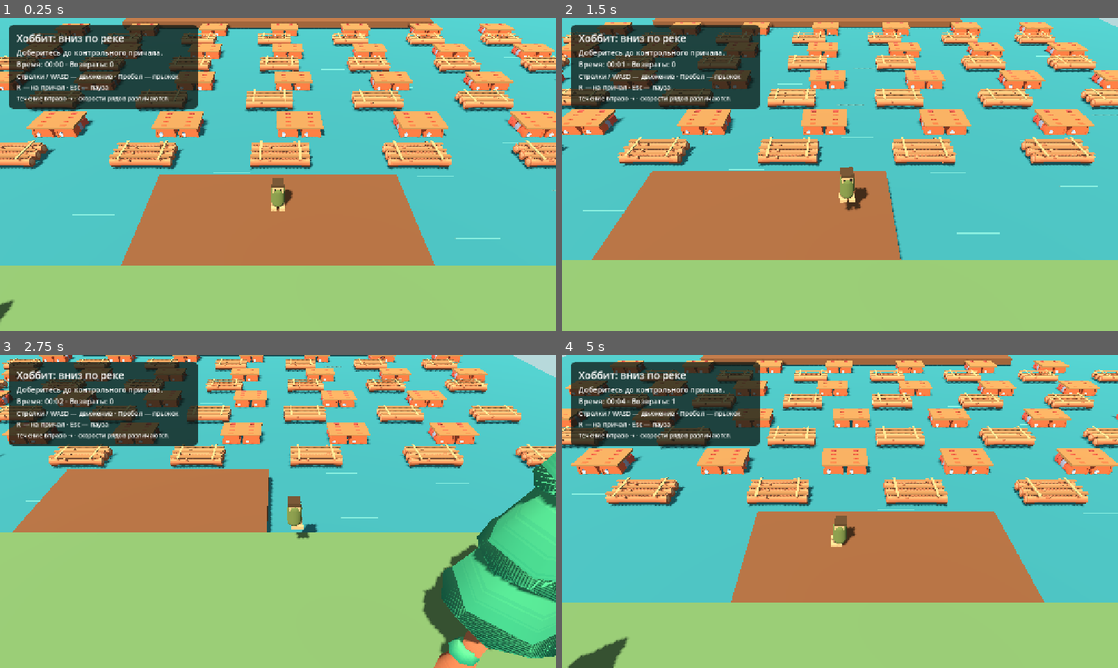
Above: before the commit, frames 1-4 (two rows, left to right).
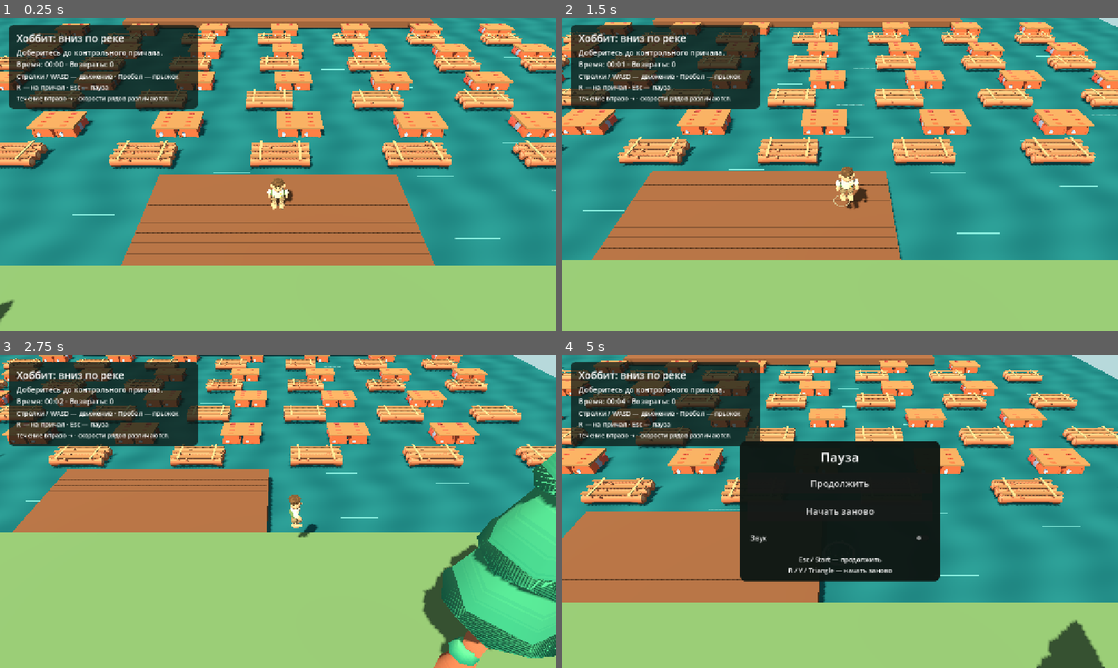
Above: after the commit, the same moments.

Repository: vima08/hobbitJump
Game: Godot game, scene res://scenes/main.tscn
The game is run twice, just before and just after one commit, with the same random seed, the same clock (stepped at 60 frames per second) and the same inputs. Sound files missing from this copy of the repository are replaced by a short silence.
Inputs (mouse positions are in pixels of both pictures, inside the frame that each line leads up to):
- Up to frame 1 (0.25 s): no input
- Up to frame 2 (1.5 s): move the mouse to (962, 158) at 0.52 s; hold Right (move_right) 0.53-1.28 s; hold Space (jump) 0.53-1.28 s; click (962, 158) at 0.67 s; move the mouse to (728, 190) at 1.27 s; hold Down (move_back) from 1.28 s (still down); tap Space (jump) at 1.35 s
- Up to frame 3 (2.75 s): tap Space (jump) at 1.52, 1.82 s; move the mouse to (333, 442) at 2.02 s; release Down (move_back) at 2.03 s; hold Right (move_right) from 2.03 s (still down); hold Space (jump) from 2.03 s (still down)
- Up to frame 4 (5 s): move the mouse to (812, 574) at 2.77 s; release Right (move_right) at 2.78 s; release Space (jump) at 2.78 s; hold Up (move_forward) 2.78-3.53 s; tap Space (jump) at 2.85, 3.02, 3.32 s; click (812, 574) at 2.92 s; move the mouse to (1006, 558) at 3.52 s; hold Left (move_left) 3.53-4.25 s; hold Space (jump) 3.53-4.25 s; tap Escape (pause) at 4.15 s; click "Продолжить" (after the commit: "Звук") at 4.25 s

The runs differ from the first frame. In frame 1, 40% of the frame differs, in the area x 0-100%, y 0-80%; in frame 2, 39%; in frame 3, 27%; in frame 4, 69%, in the area x 0-100%, y 0-100%.

Commit message:
add hobbit model and sounds

Diff:
--- a/scenes/main.tscn
+++ b/scenes/main.tscn
@@ -1,9 +1,10 @@
-[gd_scene load_steps=5 format=3]
+[gd_scene load_steps=6 format=3]
 
 [ext_resource type="Script" path="res://scripts/level.gd" id="1"]
 [ext_resource type="PackedScene" path="res://scenes/player.tscn" id="2"]
 [ext_resource type="Script" path="res://scripts/follow_camera.gd" id="3"]
 [ext_resource type="Script" path="res://scripts/hud.gd" id="4"]
+[ext_resource type="Script" path="res://scripts/feedback.gd" id="5"]
 
 [node name="RiverPrototype" type="Node3D"]
 script = ExtResource("1")
@@ -22,3 +23,6 @@
 [node name="HUD" type="CanvasLayer" parent="."]
 process_mode = 3
 script = ExtResource("4")
+
+[node name="Feedback" type="Node3D" parent="."]
+script = ExtResource("5")
--- a/scenes/player.tscn
+++ b/scenes/player.tscn
@@ -1,16 +1,11 @@
 [gd_scene load_steps=4 format=3]
 
 [ext_resource type="Script" path="res://scripts/player.gd" id="1"]
+[ext_resource type="Script" path="res://scripts/hero_visual.gd" id="2"]
 
 [sub_resource type="CapsuleShape3D" id="Capsule"]
 radius = 0.28
 height = 1.15
-
-[sub_resource type="CapsuleMesh" id="Body"]
-radius = 0.28
-height = 1.15
-radial_segments = 12
-rings = 4
 
 [node name="Player" type="CharacterBody3D"]
 script = ExtResource("1")
@@ -22,7 +17,4 @@
 shape = SubResource("Capsule")
 
 [node name="Visual" type="Node3D" parent="."]
-
-[node name="Body" type="MeshInstance3D" parent="Visual"]
-position = Vector3(0, 0.575, 0)
-mesh = SubResource("Body")
+script = ExtResource("2")
--- /dev/null
+++ b/scripts/feedback.gd
@@ -0,0 +1,137 @@
+extends Node3D
+## Bounded, lightweight feedback. No gameplay collision is added by effects.
+
+const CLIPS := {
+	"jump": preload("res://assets/audio/jump.wav"),
+	"land": preload("res://assets/audio/land.wav"),
+	"splash": preload("res://assets/audio/splash.wav"),
+	"checkpoint": preload("res://assets/audio/checkpoint.wav"),
+	"victory": preload("res://assets/audio/victory.wav"),
+}
+const RIVER: AudioStreamWAV = preload("res://assets/audio/river.wav")
+var _sounds: Dictionary = {}
+var _river: AudioStreamPlayer
+var _effects: Array[Dictionary] = []
+var _shutting_down := false
+
+
+func _ready() -> void:
+	for clip in CLIPS:
+		var sound := AudioStreamPlayer.new()
+		sound.name = clip.capitalize() + "Sound"
+		sound.stream = CLIPS[clip]
+		sound.volume_db = -10 if clip != "land" else -16
+		# The victory melody must finish after the game has frozen.
+		if clip == "victory":
+			sound.process_mode = Node.PROCESS_MODE_ALWAYS
+		add_child(sound)
+		_sounds[clip] = sound
+	_river = AudioStreamPlayer.new()
+	_river.name = "RiverAmbience"
+	var loop := RIVER.duplicate() as AudioStreamWAV
+	loop.loop_mode = AudioStreamWAV.LOOP_FORWARD
+	loop.loop_end = int(loop.get_length() * loop.mix_rate)
+	_river.stream = loop
+	_river.volume_db = -12
+	add_child(_river)
+	_river.play()
+	var player := get_parent().get_node("Player")
+	player.jumped.connect(func() -> void: _play("jump"))
+	player.landed.connect(_on_landed)
+	player.fell_into_water.connect(_on_splash)
+	var hud := get_parent().get_node("HUD")
+	hud.checkpoint_celebrated.connect(func() -> void: _play("checkpoint"))
+	hud.victory_celebrated.connect(func() -> void: _play("victory"))
+
+
+func _exit_tree() -> void:
+	# Release active WAV playbacks explicitly, including when exiting while paused.
+	for sound in _sounds.values():
+		sound.stop()
+		sound.stream = null
+	if is_instance_valid(_river):
+		_river.stop()
+		_river.stream = null
+
+
+func prepare_shutdown() -> void:
+	_shutting_down = true
+	for sound in _sounds.values():
+		sound.stop()
+		sound.stream = null
+	_river.stop()
+	_river.stream = null
+	# Godot's audio thread must consume stop commands before the engine exits.
+	# Use wall time: fixed-fps simulation can advance timers faster than audio.
+	var deadline := Time.get_ticks_msec() + 150
+	while Time.get_ticks_msec() < deadline:
+		await get_tree().process_frame
+
+
+func _play(clip: String) -> void:
+	if not _shutting_down:
+		_sounds[clip].play()
+
+
+func _on_landed(at: Vector3) -> void:
+	_play("land")
+	_ring(at + Vector3(0, 0.025, 0), Color("d3bf8d"), 0.26, 0.45)
+
+
+func _on_splash(at: Vector3) -> void:
+	_play("splash")
+	_ring(Vector3(at.x, -0.69, at.z), Color("a9dde0"), 0.65, 1.2)
+	_ring(Vector3(at.x, -0.68, at.z), Color("d4edef"), 0.45, 0.8)
+	for index in range(10):
+		var angle := float(index) * TAU / 10.0
+		var drop := MeshInstance3D.new()
+		var mesh := SphereMesh.new()
+		mesh.radius = 0.045
+		mesh.height = 0.14
+		mesh.radial_segments = 6
+		mesh.rings = 3
+		drop.mesh = mesh
+		drop.material_override = _material(Color("c3e9e8"))
+		add_child(drop)
+		drop.global_position = Vector3(at.x, -0.67, at.z)
+		_effects.append({"node": drop, "age": 0.0, "life": 0.55, "velocity": Vector3(cos(angle) * 1.2, 2.4, sin(angle) * 1.2), "radius": 0.0})
+
+
+func _ring(at: Vector3, color: Color, life: float, radius: float) -> void:
+	# Finite geometry, not transparent quads: no sorting artefacts over the water.
+	var ring := MeshInstance3D.new()
+	var mesh := TorusMesh.new()
+	mesh.inner_radius = 0.88
+	mesh.outer_radius = 1.0
+	mesh.rings = 20
+	mesh.ring_segments = 4
+	ring.mesh = mesh
+	ring.material_override = _material(color)
+	add_child(ring)
+	ring.global_position = at
+	ring.scale = Vector3(0.12, 0.035, 0.12)
+	_effects.append({"node": ring, "age": 0.0, "life": life, "velocity": Vector3.ZERO, "radius": radius})
+
+
+func _physics_process(delta: float) -> void:
+	for index in range(_effects.size() - 1, -1, -1):
+		var effect := _effects[index]
+		effect.age += delta
+		if effect.age >= effect.life:
+			effect.node.queue_free()
+			_effects.remove_at(index)
+			continue
+		var u: float = effect.age / effect.life
+		if effect.radius > 0:
+			var radius: float = lerpf(0.12, effect.radius, u)
+			effect.node.scale = Vector3(radius, 0.035 * (1 - u), radius)
+		else:
+			effect.velocity.y -= delta * 9.0
+			effect.node.position += effect.velocity * delta
+
+
+func _material(color: Color) -> StandardMaterial3D:
+	var material := StandardMaterial3D.new()
+	material.albedo_color = color
+	material.shading_mode = BaseMaterial3D.SHADING_MODE_UNSHADED
+	return material
--- /dev/null
+++ b/scripts/hero_visual.gd
@@ -0,0 +1,36 @@
+extends Node3D
+## Visual animation only: the character collision and platform motion stay separate.
+
+const MODEL: PackedScene = preload("res://assets/characters/hobbit.glb")
+var _phase := 0.0
+var _left_leg: Node3D
+var _right_leg: Node3D
+var _left_arm: Node3D
+var _right_arm: Node3D
+var _torso: Node3D
+
+
+func _ready() -> void:
+	var model := MODEL.instantiate() as Node3D
+	add_child(model)
+	_left_leg = model.find_child("LegLeft", true, false)
+	_right_leg = model.find_child("LegRight", true, false)
+	_left_arm = model.find_child("ArmLeft", true, false)
+	_right_arm = model.find_child("ArmRight", true, false)
+	_torso = model.find_child("Torso", true, false)
+
+
+func _physics_process(delta: float) -> void:
+	var player := get_parent() as CharacterBody3D
+	var speed := Vector2(player.velocity.x, player.velocity.z).length()
+	var walking := clampf(speed / player.move_speed, 0, 1) if player.is_on_floor() else 0.0
+	_phase += speed * delta * 2.9
+	var stride := sin(_phase) * 0.55 * walking
+	var blend := 1.0 - exp(-18.0 * delta)
+	_left_leg.rotation.x = lerpf(_left_leg.rotation.x, stride, blend)
+	_right_leg.rotation.x = lerpf(_right_leg.rotation.x, -stride, blend)
+	var air_pose := 0.0 if player.is_on_floor() else -0.7
+	_left_arm.rotation.x = lerpf(_left_arm.rotation.x, -stride + air_pose, blend)
+	_right_arm.rotation.x = lerpf(_right_arm.rotation.x, stride + air_pose, blend)
+	_torso.position.y = absf(sin(_phase)) * 0.025 * walking
+	_torso.rotation.z = sin(_phase) * 0.035 * walking
--- a/scripts/hud.gd
+++ b/scripts/hud.gd
@@ -1,4 +1,7 @@
 extends CanvasLayer
+
+signal checkpoint_celebrated
+signal victory_celebrated
 
 var _status: Label
 var _controls: Label
@@ -8,6 +11,7 @@
 var _victory_details: Label
 var _resume: Button
 var _victory_restart: Button
+var _sound_toggle: CheckButton
 var _goal_reached := false
 var _checkpoint_reached := false
 var _elapsed_seconds := 0.0
@@ -61,9 +65,19 @@
 	var restart := _button("Начать заново")
 	menu.add_child(restart)
 	restart.pressed.connect(restart_run)
+	_sound_toggle = CheckButton.new()
+	_sound_toggle.text = "Звук"
+	_sound_toggle.button_pressed = not AudioServer.is_bus_mute(0)
+	_sound_toggle.custom_minimum_size.y = 44
+	menu.add_child(_sound_toggle)
+	_sound_toggle.toggled.connect(func(enabled: bool) -> void: AudioServer.set_bus_mute(0, not enabled))
 	menu.add_child(_label("Esc / Start — продолжить\nR / Y / Triangle — начать заново", 15))
 	_link_focus(_resume, restart)
 	_link_focus(restart, _resume)
+	_resume.focus_neighbor_top = _resume.get_path_to(_sound_toggle)
+	restart.focus_neighbor_bottom = restart.get_path_to(_sound_toggle)
+	_sound_toggle.focus_neighbor_top = _sound_toggle.get_path_to(restart)
+	_sound_toggle.focus_neighbor_bottom = _sound_toggle.get_path_to(_resume)
 	_pause_panel.hide()
 
 	_victory_panel = _center_panel(root)
@@ -125,6 +139,7 @@
 	if _goal_reached:
 		return
 	_checkpoint_reached = true
+	checkpoint_celebrated.emit()
 	_note.text = "Контрольный причал достигнут. Теперь возвращаемся сюда."
 	_update_status()
 
@@ -133,6 +148,7 @@
 	if _goal_reached:
 		return
 	_goal_reached = true
+	victory_celebrated.emit()
 	_status.text = "Вы добрались до другого берега!"
 	_controls.hide()
 	_note.hide()
--- a/scripts/level.gd
+++ b/scripts/level.gd
@@ -5,6 +5,7 @@
 const FloatingPlatform = preload("res://scripts/floating_platform.gd")
 const TREE: PackedScene = preload("res://assets/third_party/kenney_survival/tree.glb")
 const TALL_TREE: PackedScene = preload("res://assets/third_party/kenney_survival/tree-tall.glb")
+const WATER_SHADER: Shader = preload("res://shaders/river.gdshader")
 const START_POSITION := Vector3(0, 0.05, 4.5)
 const CHECKPOINT_POSITION := Vector3(0, 0.05, -24)
 const END_POSITION := Vector3(0, 0.05, -52)
@@ -21,18 +22,31 @@
 	Vector3(0, -0.3, -45.5), Vector3(-0.4, -0.3, -48.5),
 ]
 var _water_streaks: Array[MeshInstance3D] = []
+var _water_material: ShaderMaterial
+var _river_time := 0.0
+var _closing := false
 
 
 func _physics_process(delta: float) -> void:
+	_river_time += delta
+	_water_material.set_shader_parameter("river_time", _river_time)
 	for streak in _water_streaks:
 		streak.position.x = wrapf(streak.position.x + 0.75 * delta, -24.5, 24.5)
 
 
 func _ready() -> void:
+	get_tree().auto_accept_quit = false
 	_build_environment()
 	_build_course()
-	_build_hero()
 	$Player.respawned.connect($Camera.snap_to_target)
+
+
+func _notification(what: int) -> void:
+	if what == NOTIFICATION_WM_CLOSE_REQUEST and not _closing:
+		_closing = true
+		get_tree().paused = true
+		await $Feedback.prepare_shutdown()
+		get_tree().quit()
 
 
 func _material(color: Color) -> StandardMaterial3D:
@@ -64,6 +78,9 @@
 	collision.shape = shape
 	body.add_child(collision)
 	_box(body, size, Vector3.ZERO, color)
+	if label.ends_with("Dock"):
+		for index in range(1, int(size.z / 0.5)):
+			_box(body, Vector3(size.x - 0.08, 0.008, 0.018), Vector3(0, size.y * 0.5 + 0.006, -size.z * 0.5 + index * 0.5), WOOD.darkened(0.25))
 	return body
 
 
@@ -84,7 +101,10 @@
 	sun.light_energy = 0.9
 	sun.shadow_enabled = true
 	add_child(sun)
-	_box(self, Vector3(65, 0.15, 80), Vector3(0, -0.8, -24), Color("378f9d"))
+	var water := _box(self, Vector3(65, 0.15, 80), Vector3(0, -0.8, -24), Color("378f9d"))
+	_water_material = ShaderMaterial.new()
+	_water_material.shader = WATER_SHADER
+	water.material_override = _water_material
 	# The river flows left to right; both banks and streaks follow that direction.
 	for index in range(70):
 		var x := -24.0 + fmod(float(index) * 4.7, 48.0)
@@ -171,14 +191,16 @@
 	door.rotation.x = PI / 2.0
 	door.position = Vector3(0, 1.0, -56.06)
 	_box(self, Vector3(0.14, 0.14, 0.08), Vector3(0.5, 1.0, -55.98), Color("ddb65c"))
+	for x in [-1.8, 1.8]:
+		var window := MeshInstance3D.new()
+		var window_mesh := CylinderMesh.new()
+		window_mesh.top_radius = 0.37
+		window_mesh.bottom_radius = 0.37
+		window_mesh.height = 0.06
+		window_mesh.radial_segments = 16
+		window.mesh = window_mesh
+		window.material_override = _material(Color("f1ce79"))
+		add_child(window)
+		window.rotation.x = PI / 2.0
+		window.position = Vector3(x, 1.5, -56.07)
 	_box(self, Vector3(2.4, 0.02, 1.5), Vector3(0, 0.02, -55.25), Color("b9ab82"))
-
-
-func _build_hero() -> void:
-	var visual: Node3D = $Player/Visual
-	$Player/Visual/Body.material_override = _material(Color("718047"))
-	_box(visual, Vector3(0.43, 0.28, 0.4), Vector3(0, 1.0, 0), Color("d5ad7e"))
-	_box(visual, Vector3(0.48, 0.16, 0.46), Vector3(0, 1.18, -0.04), Color("58402c"))
-	for side in [-1, 1]:
-		_box(visual, Vector3(0.24, 0.13, 0.45), Vector3(float(side) * 0.17, 0.08, 0.12), Color("d5ad7e"))
-		_box(visual, Vector3(0.06, 0.06, 0.035), Vector3(float(side) * 0.12, 1.04, 0.215), Color("342e29"))
--- a/scripts/player.gd
+++ b/scripts/player.gd
@@ -1,6 +1,9 @@
 extends CharacterBody3D
 
 signal respawned
+signal jumped
+signal landed(at: Vector3)
+signal fell_into_water(at: Vector3)
 
 @export var move_speed: float = 4.8
 @export var acceleration: float = 32.0
@@ -13,10 +16,18 @@
 var _coyote_time: float = 0.0
 var _jump_buffer: float = 0.0
 var _jump_blocked: bool = false
+var _airborne_time := 0.0
+var _respawn_timer := 0.0
 @onready var visual: Node3D = $Visual
 
 
 func _physics_process(delta: float) -> void:
+	if _respawn_timer > 0.0:
+		_respawn_timer -= delta
+		if _respawn_timer <= 0.0:
+			respawn()
+		return
+	var was_grounded := is_on_floor()
 	var input_vector := Input.get_vector("move_left", "move_right", "move_forward", "move_back")
 	var right := Vector3.RIGHT
 	var back := Vector3.BACK
@@ -41,11 +52,23 @@
 		velocity.y = jump_speed
 		_coyote_time = 0.0
 		_jump_buffer = 0.0
+		jumped.emit()
 	move_and_slide()
+	if is_on_floor():
+		if not was_grounded and _airborne_time > 0.12:
+			landed.emit(global_position)
+		_airborne_time = 0.0
+	else:
+		_airborne_time += delta
 
 	if direction.length_squared() > 0.01:
 		visual.rotation.y = lerp_angle(visual.rotation.y, atan2(direction.x, direction.z), 1.0 - exp(-14.0 * delta))
-	if global_position.y < fall_reset_height or absf(global_position.x) > 20.0 or Input.is_action_just_pressed("restart"):
+	if global_position.y < fall_reset_height:
+		fell_into_water.emit(global_position)
+		_respawn_timer = 0.42
+		velocity = Vector3.ZERO
+		visual.hide()
+	elif absf(global_position.x) > 20.0 or Input.is_action_just_pressed("restart"):
 		respawn()
 
 
@@ -54,6 +77,9 @@
 	velocity = Vector3.ZERO
 	_coyote_time = 0.0
 	_jump_buffer = 0.0
+	_airborne_time = 0.0
+	_respawn_timer = 0.0
+	visual.show()
 	reset_physics_interpolation()
 	respawned.emit()
 
--- /dev/null
+++ b/shaders/river.gdshader
@@ -0,0 +1,15 @@
+shader_type spatial;
+uniform float river_time = 0.0;
+varying vec3 world_position;
+
+void vertex() {
+	world_position = (MODEL_MATRIX * vec4(VERTEX, 1.0)).xyz;
+}
+
+void fragment() {
+	float ripple = sin(world_position.x * 1.7 - river_time * 1.3 + sin(world_position.z * 1.1));
+	float detail = sin(world_position.z * 3.2 + world_position.x * 0.4 - river_time * 0.4);
+	ALBEDO = mix(vec3(0.10, 0.37, 0.40), vec3(0.16, 0.49, 0.51), 0.5 + ripple * 0.22 + detail * 0.08);
+	ROUGHNESS = 0.65;
+	SPECULAR = 0.22;
+}
--- a/tests/prototype_smoke.gd
+++ b/tests/prototype_smoke.gd
@@ -16,11 +16,26 @@
 	_level = current_scene
 	_player = _level.get_node("Player")
 	await _ticks(15)
+	if "--close-window" in OS.get_cmdline_user_args():
+		_level.notification(Node.NOTIFICATION_WM_CLOSE_REQUEST)
+		return
 	if "--capture" in OS.get_cmdline_user_args():
 		await RenderingServer.frame_post_draw
 		DirAccess.make_dir_recursive_absolute("res://artifacts")
 		var error := root.get_texture().get_image().save_png("res://artifacts/prototype.png")
 		_check(error == OK, "Rendered screenshot saved")
+		var portrait_camera: Camera3D = _level.get_node("Camera")
+		portrait_camera.set_process(false)
+		portrait_camera.position = _player.position + Vector3(1.4, 1.7, 2.8)
+		portrait_camera.look_at(_player.position + Vector3(0, 0.7, 0))
+		portrait_camera.fov = 35.0
+		await process_frame
+		await RenderingServer.frame_post_draw
+		error = root.get_texture().get_image().save_png("res://artifacts/character.png")
+		_check(error == OK, "Character portrait saved (inspection camera)")
+		portrait_camera.fov = 50.0
+		portrait_camera.set_process(true)
+		portrait_camera.snap_to_target()
 		_level.get_node("HUD")._set_paused(true)
 		await process_frame
 		await RenderingServer.frame_post_draw
@@ -36,6 +51,14 @@
 			await RenderingServer.frame_post_draw
 			error = root.get_texture().get_image().save_png("res://artifacts/riding-%d.png" % lane)
 			_check(error == OK, "Riding screenshot saved for kind %d" % lane)
+		_player.position = Vector3(0, -1.2, 1.8)
+		_player.velocity = Vector3.ZERO
+		_level.get_node("Camera").snap_to_target()
+		await _ticks(12)
+		await RenderingServer.frame_post_draw
+		error = root.get_texture().get_image().save_png("res://artifacts/splash.png")
+		_check(error == OK, "Water splash screenshot saved")
+		await _ticks(40)
 		for location in [Vector3(0, 0.05, -24), Vector3(6, 0.05, -55.5)]:
 			_player.position = location
 			_player.velocity = Vector3.ZERO
@@ -52,10 +75,13 @@
 		await RenderingServer.frame_post_draw
 		error = root.get_texture().get_image().save_png("res://artifacts/victory.png")
 		_check(error == OK, "Victory screenshot saved")
-		quit(0 if _failures.is_empty() else 1)
+		await _finish()
 		return
 
 	_check(_player.is_on_floor(), "Player settles on starting dock")
+	var feedback := _level.get_node("Feedback")
+	_check(_player.get_node("Visual")._left_leg != null and _player.get_node("Visual")._right_arm != null, "Blender model exposes animated limb pivots")
+	_check(feedback._river.stream.get_length() > 4.9 and feedback._river.stream.loop_mode == AudioStreamWAV.LOOP_FORWARD, "River audio is a looping sample")
 	var end_shape: BoxShape3D = _level.get_node("EndDock").get_child(0).shape
 	var bank_shape: BoxShape3D = _level.get_node("EndBank").get_child(0).shape
 	_check(is_equal_approx(_level.get_node("EndDock").position.z - end_shape.size.z * 0.5, _level.get_node("EndBank").position.z + bank_shape.size.z * 0.5), "Final dock and bank meet without coplanar overlap")
@@ -63,6 +89,7 @@
 	var initial := _player.position
 	_key(KEY_W, true)
 	await _ticks(12)
+	_check(absf(_player.get_node("Visual")._left_leg.rotation.x) > 0.05, "Walking animates the model's legs")
 	_key(KEY_W, false)
 	await _ticks(10)
 	_check(_player.position.z < initial.z - 0.5, "W moves toward top of camera")
@@ -139,6 +166,23 @@
 	await _ticks(2)
 	_joy_axis(JOY_AXIS_LEFT_Y, 0.0)
 	_check(root.gui_get_focus_owner() == continue_button, "Stick navigates back to Continue")
+	_joy_button(JOY_BUTTON_DPAD_UP, true)
+	await _ticks(2)
+	_joy_button(JOY_BUTTON_DPAD_UP, false)
+	_check(root.gui_get_focus_owner() == _level.get_node("HUD")._sound_toggle, "Sound toggle is reachable with the controller")
+	_joy_button(JOY_BUTTON_A, true)
+	await _ticks(2)
+	_joy_button(JOY_BUTTON_A, false)
+	await _ticks(2)
+	_check(AudioServer.is_bus_mute(0), "Sound can be muted in pause")
+	_joy_button(JOY_BUTTON_A, true)
+	await _ticks(2)
+	_joy_button(JOY_BUTTON_A, false)
+	await _ticks(2)
+	_check(not AudioServer.is_bus_mute(0), "Sound can be restored in pause")
+	_joy_button(JOY_BUTTON_DPAD_DOWN, true)
+	await _ticks(2)
+	_joy_button(JOY_BUTTON_DPAD_DOWN, false)
 	_joy_button(JOY_BUTTON_A, true)
 	await _ticks(2)
 	_joy_button(JOY_BUTTON_A, false)
@@ -150,8 +194,13 @@
 	await _ticks(50)
 
 	_player.position = Vector3(6, -1.2, 0)
-	await _ticks(4)
+	await _ticks(2)
+	_check(not _player.visual.visible and not feedback._effects.is_empty(), "Water fall starts a splash before returning")
+	await _ticks(40)
 	_check(_player.position.distance_to(_player.spawn_position) < 0.2, "Water fall returns to dock")
+	_check(_player.visual.visible, "Hero is visible again after the water return")
+	await _ticks(40)
+	_check(feedback._effects.is_empty(), "Transient splash and landing effects are cleaned up")
 
 	for lane in [0, 1]:
 		var ride := _nearest_float(lane, 0.0)
@@ -166,14 +215,17 @@
 			await _ticks(1)
 			max_error = maxf(max_error, (_player.position - ride.position - relative_start).length())
 		_check(max_error < 0.05 and _player.is_on_floor(), "Float kind %d carries idle player for 10 simulated seconds (error %.4f)" % [lane, max_error])
+		_check(absf(_player.get_node("Visual")._left_leg.rotation.x) < 0.01, "Idle rider does not run on the moving platform")
 		_check(absf(ride.position.x - world_start.x - ride.drift_speed * 10.0) < 0.05, "Float really travels at its configured speed")
 
 	# Pausing must freeze the current as well as the character.
 	var paused_float := _nearest_float(0, 0)
 	var float_at := paused_float.position
+	var water_time: float = _level._river_time
 	_level.get_node("HUD")._set_paused(true)
 	await _ticks(10)
 	_check(paused_float.position.is_equal_approx(float_at), "Pause freezes moving platforms")
+	_check(_level._river_time == water_time, "Pause freezes shader ripple time")
 	_level.get_node("HUD")._set_paused(false)
 	_player.respawn()
 	await _ticks(12)
@@ -185,7 +237,10 @@
 	_player.velocity = Vector3.ZERO
 	await _ticks(30)
 	_check(_player.is_on_floor() and _player.position.x > 19, "Player rides near the downstream boundary")
-	await _ticks(90)
+	for frame in range(240):
+		await _ticks(1)
+		if _player.position.distance_to(_player.spawn_position) < 0.2:
+			break
 	_check(_player.position.distance_to(_player.spawn_position) < 0.2, "Rider returns safely before platform recycling")
 
 	# Force the now empty platform across the recycle boundary outside play.
@@ -207,6 +262,7 @@
 		var hud := _level.get_node("HUD")
 		_check(hud._goal_reached and paused and hud._victory_panel.visible, "Finish opens victory and freezes the world")
 		_check(not hud._controls.visible, "Victory hides obsolete gameplay hints")
+		_check(_level.get_node("Feedback")._sounds["victory"].process_mode == Node.PROCESS_MODE_ALWAYS, "Victory sound remains active while the world is paused")
 		var camera: Camera3D = _level.get_node("Camera")
 		_check(root.get_visible_rect().has_point(camera.unproject_position(_player.position)), "Player remains visible at finish")
 		var finished_time: float = hud._elapsed_seconds
@@ -230,6 +286,12 @@
 		hud = _level.get_node("HUD")
 		_check(not paused and not hud._goal_reached and not hud._checkpoint_reached and hud._returns == 0 and hud._elapsed_seconds < 0.3 and _player.spawn_position.is_equal_approx(_level.START_POSITION), "Victory restart resets checkpoint, timer, counters and pause")
 	print("PROTOTYPE TEST RESULT: %d failures" % _failures.size())
+	await _finish()
+
+
+func _finish() -> void:
+	paused = true
+	await current_scene.get_node("Feedback").prepare_shutdown()
 	quit(0 if _failures.is_empty() else 1)
 
 
@@ -290,7 +352,7 @@
 			_check(_player.spawn_position.is_equal_approx(_level.CHECKPOINT_POSITION), "Checkpoint is activated by actual traversal")
 			if check_respawn:
 				_player.position.y = -1.2
-				await _ticks(5)
+				await _ticks(40)
 				_check(_player.position.distance_to(_level.CHECKPOINT_POSITION) < 0.2, "Fall after checkpoint returns to the intermediate dock")
 	return _level.get_node("HUD")._goal_reached
 
Not shown, added: assets/audio/checkpoint.wav.import
Not shown, added: assets/audio/jump.wav.import
Not shown, added: assets/audio/land.wav.import
Not shown, added: assets/audio/river.wav.import
Not shown, added: assets/audio/splash.wav.import
Not shown, added: assets/audio/victory.wav.import
Binary file added: assets/characters/hobbit.glb
Not shown, added: assets/characters/hobbit.glb.import
Not shown, added: scripts/feedback.gd.uid
Not shown, added: scripts/hero_visual.gd.uid
Not shown, added: shaders/river.gdshader.uid
Not shown, added: assets/audio/checkpoint.wav
(and 9 more such lines)
